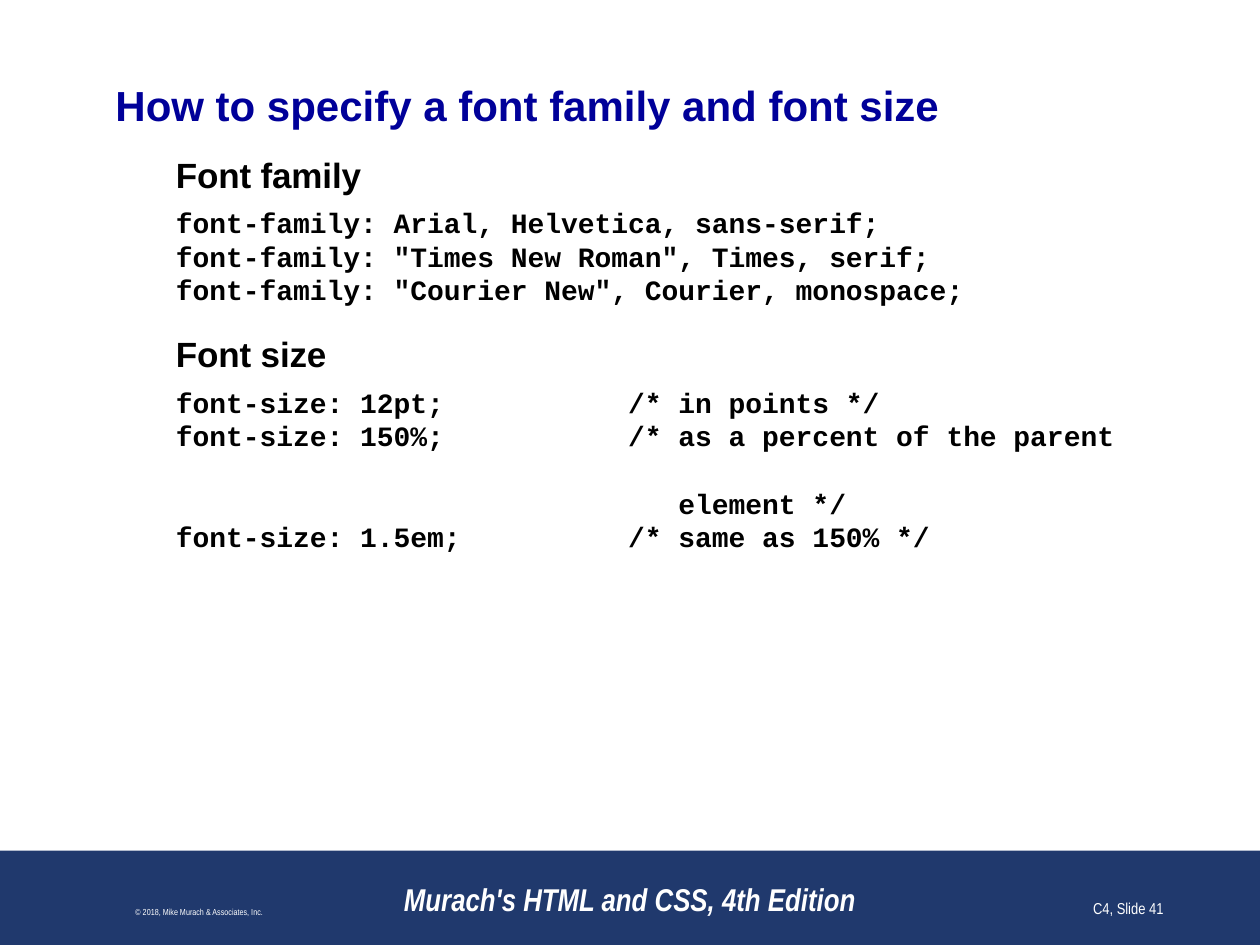
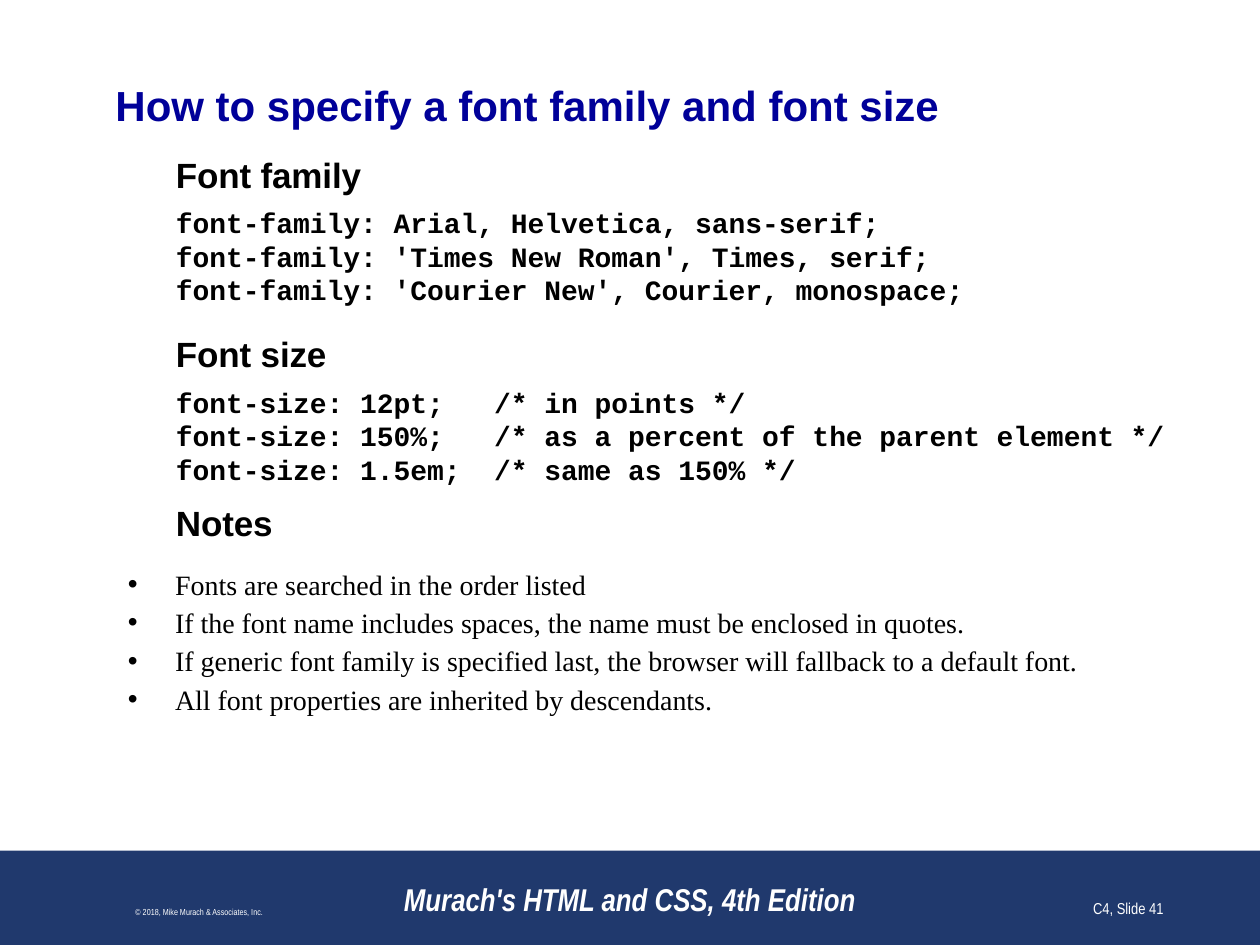
Before and after one commit to paulsmithkc/awd1000_base_lab_and_homework, a slide deck: slide 41 of murach_html_4e/slides/Chapter 4 slides (Revised).pptx. Drawn at 1260x945 pixels with LibreOffice and Linux fonts; fonts in the diff are those of the drawing; background and template pictures are left out. Boxes give left, top, right and bottom in pixels: in the first picture for what was removed or moved away, otherwise in the second. Text is boxed around its words. In the diff, an @@ line names an element or a change of style, - is before the commit and + after.

```diff
--- a/murach_html_4e/slides/Chapter 4 slides (Revised).pptx
+++ b/murach_html_4e/slides/Chapter 4 slides (Revised).pptx
@@ text at [176,247,964,306]: text changed @@
-font-family: "Times New Roman", Times, serif;
-font-family: "Courier New", Courier, monospace;
+font-family: 'Times New Roman', Times, serif;
+font-family: 'Courier New', Courier, monospace;
@@ text at [176,512,273,537]: paragraph added @@
+Notes
@@ text added at [175,575,1077,715], 16 pt, text #000000 @@
+• Fonts are searched in the order listed
+• If the font name includes spaces, the name must be enclosed in quotes.
+• If generic font family is specified last, the browser will fallback to a default font.
+• All font properties are inherited by descendants.
```
Also in this commit, not shown: 20 other slides changed, 1 slide added, 5 slides removed.
